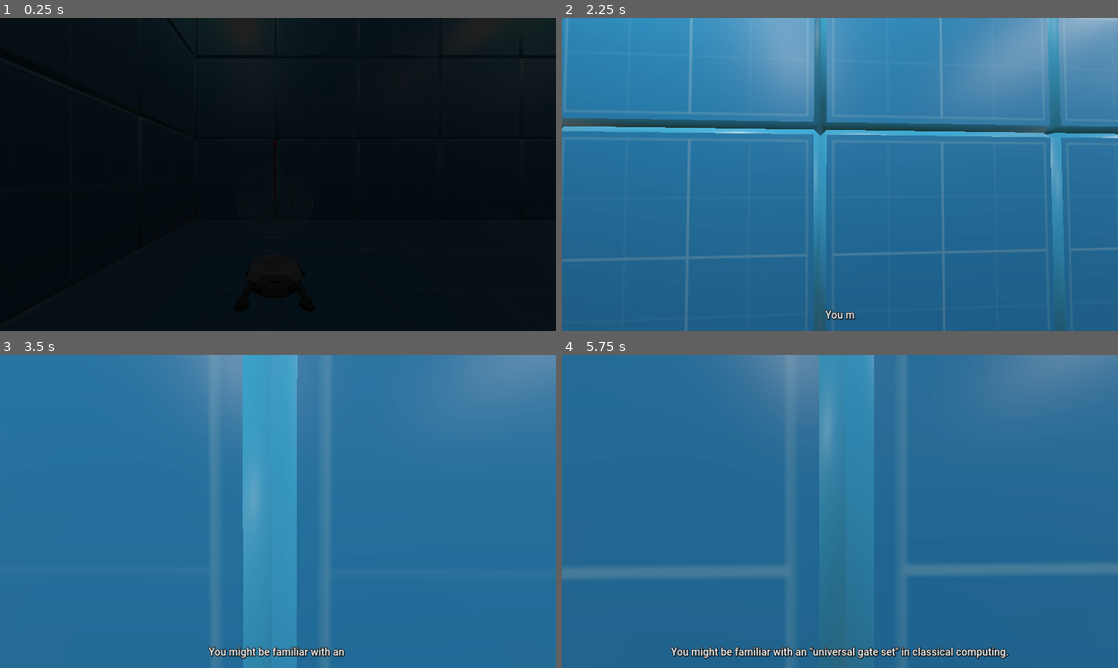
Above: before the commit, frames 1-4 (two rows, left to right).
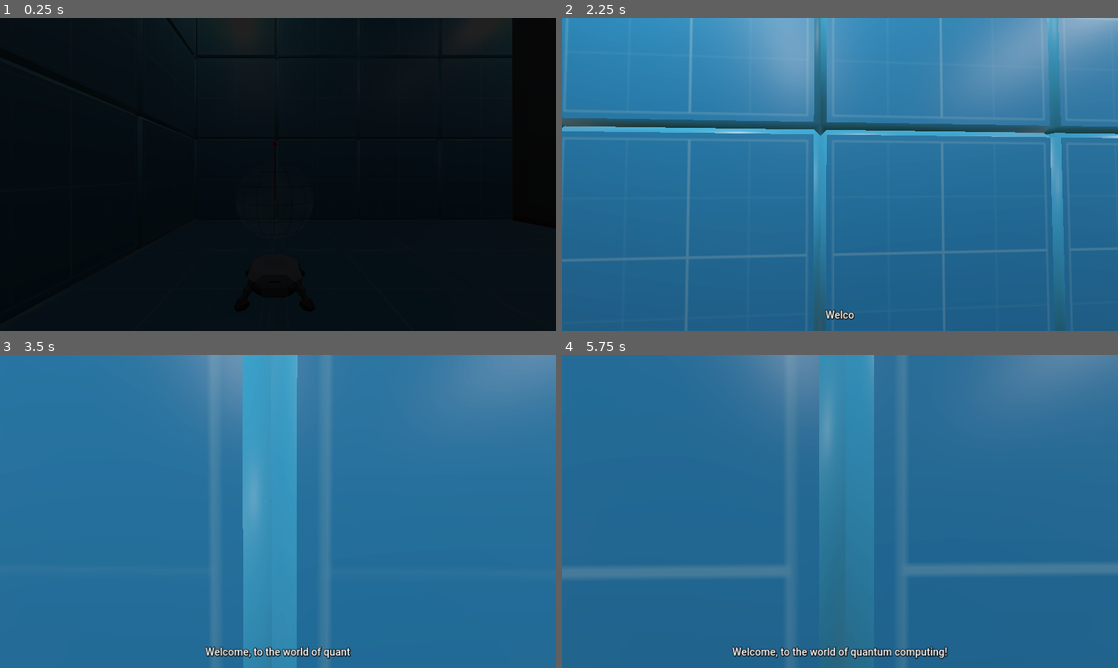
Above: after the commit, the same moments.

Repository: tdejong00/qugame
Game: Godot game, scene res://scenes/levels/tutorial/1/tutorial.tscn
The game is run twice, just before and just after one commit, with the same random seed, the same clock (stepped at 60 frames per second) and the same inputs. Before the commit the project starts from res://scenes/levels/tutorial/3/tutorial.tscn.
Inputs (mouse positions are in pixels of both pictures, inside the frame that each line leads up to):
- Up to frame 1 (0.25 s): no input
- Up to frame 2 (2.25 s): tap Enter (ui_accept) at 0.5 s; move the mouse to (867, 174) at 0.52 s; hold W (move_up) from 0.53 s (still down); tap F (interact) at 0.6, 2.1 s; tap Space (jump) at 0.77, 1.52 s; move the mouse to (812, 174) at 1.27 s; tap Shift (sprint) at 1.35 s; move the mouse to (851, 168) at 2.02 s
- Up to frame 3 (3.5 s): keep holding W (move_up); move the mouse to (272, 517) at 2.77 s; tap Shift (sprint) at 2.85 s; tap Space (jump) at 3.02 s
- Up to frame 4 (5.75 s): keep holding W (move_up); move the mouse to (878, 514) at 3.52 s; tap F (interact) at 3.6, 5.1 s; tap Space (jump) at 3.77, 4.52 s; move the mouse to (795, 508) at 4.27 s; tap Shift (sprint) at 4.35 s; move the mouse to (845, 511) at 5.02 s

The runs differ from the first frame. In frame 1, 0.4% of the frame differs, in the area x 92-99%, y 0-20%; in frame 2, 0.1%; in frame 3, 0.6%; in frame 4, 1.5%, in the area x 19-81%, y 93-98%.

Commit message:
Fix incorrect main scene

Diff:
--- a/project.godot
+++ b/project.godot
@@ -11,7 +11,7 @@
 [application]
 
 config/name="Final Project"
-run/main_scene="res://scenes/levels/tutorial/3/tutorial.tscn"
+run/main_scene="res://scenes/levels/tutorial/1/tutorial.tscn"
 config/features=PackedStringArray("4.3", "Forward Plus")
 config/icon="res://icon.svg"
 
